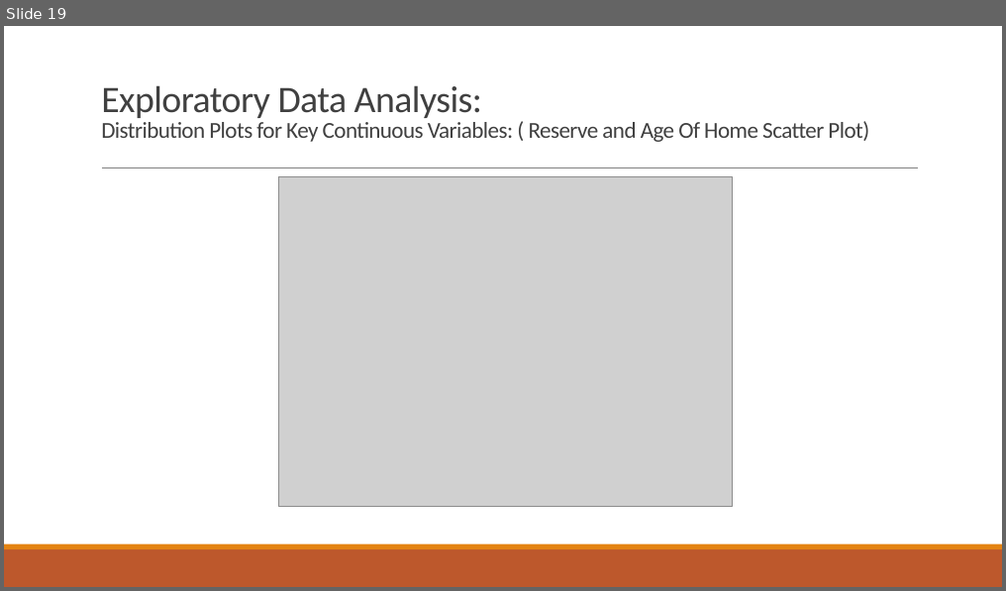
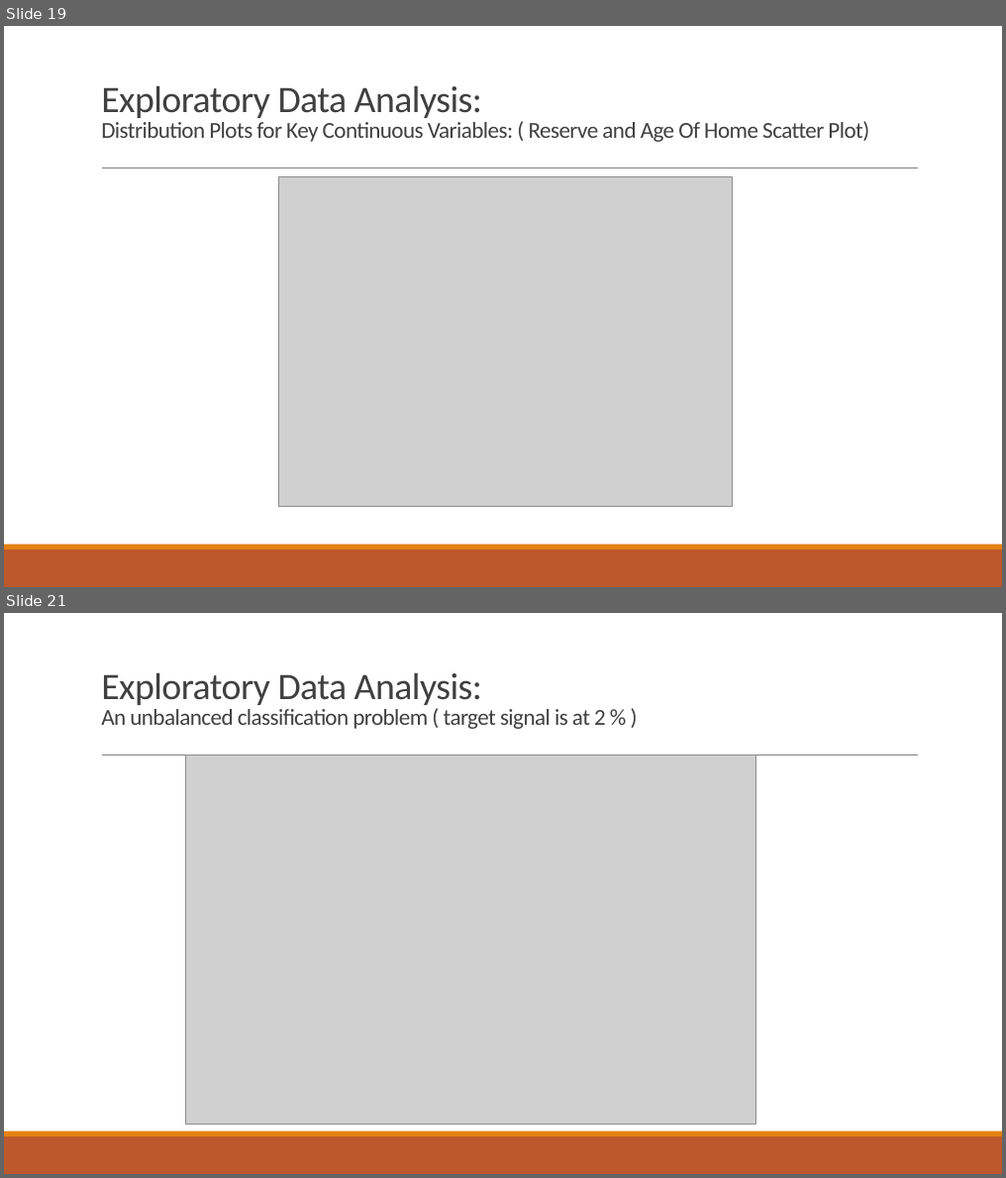
Before and after one commit to hkalavala/DS_SM_15_HK, a slide deck: projects/final-project/GA Project - HK.pptx. Shown one above the other, each under a label of ours: slide 19 before the commit, slides 19 and 21 after it; the slides between them are not shown. The pictures are 1006x591 and 1006x1178 pixels, drawn with LibreOffice and Linux fonts; fonts in the diff are those of the drawing; grey boxes stand for pictures. Boxes give left, top, right and bottom in pixels: in the first picture for what was removed or moved away, otherwise in the second. Text is boxed around its words. In the diff, an @@ line names an element or a change of style, - is before the commit and + after.

```diff
--- a/projects/final-project/GA Project - HK.pptx
+++ b/projects/final-project/GA Project - HK.pptx
@@ slide 21 added at (x1=4, y1=613, x2=1002, y2=1174), background #FFFFFF; not listed: 3 template elements that a slide beside it also shows @@
@@ title added at (x1=101, y1=672, x2=606, y2=729), 22 pt, text #404040 @@
+Exploratory Data Analysis:
+An unbalanced classification problem ( target signal is at 2 % )
@@ picture added at (x1=185, y1=756, x2=755, y2=1124) @@
```
Also in this commit, not shown: 1 slide changed, 6 other slides added.
